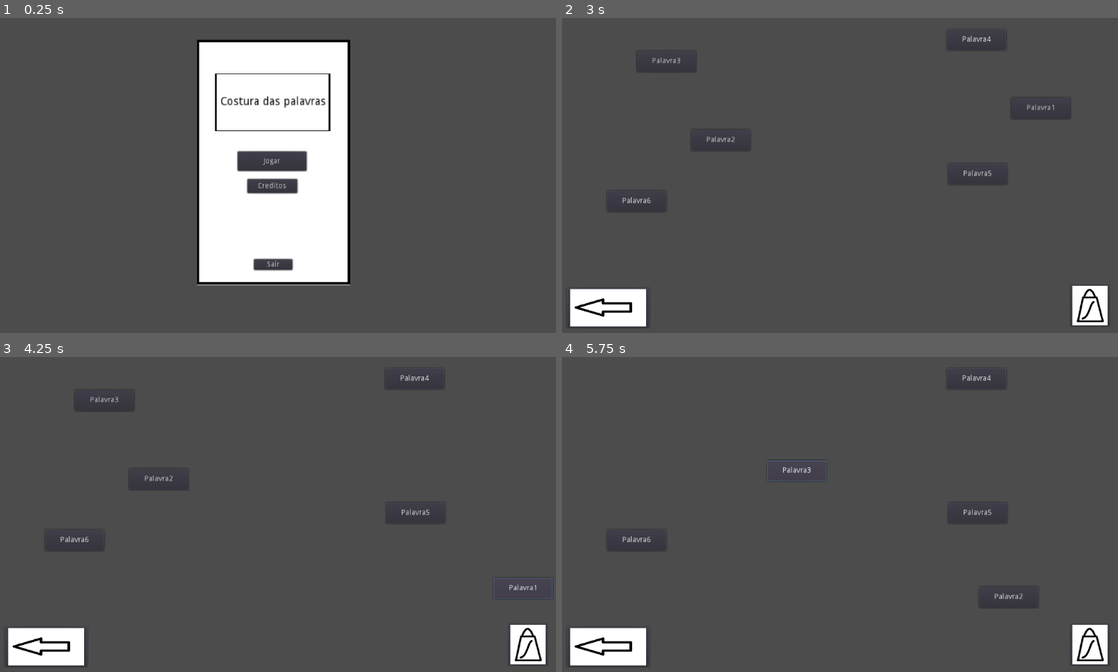
Above: before the commit, frames 1-4 (two rows, left to right).
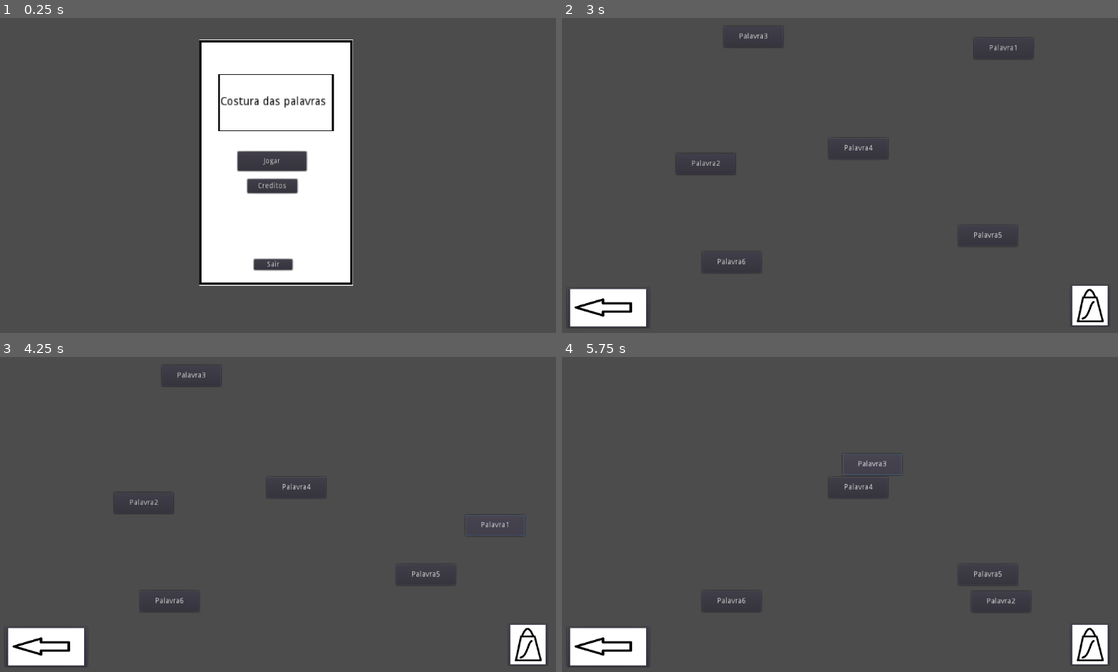
Above: after the commit, the same moments.

Repository: projeto-sertao-mundo/palavras
Game: Godot game, scene res://Cenas/CenasMenu/MenuPrincipal.tscn
Same seed, same stepped clock (60 frames per second), same inputs: the game is played once before the commit and once after it.
Inputs (mouse positions are in pixels of both pictures, inside the frame that each line leads up to):
- Up to frame 1 (0.25 s): no input
- Up to frame 2 (3 s): click "Jogar" at 0.5 s; click "Voltar" at 1.25 s; click "Jogar" at 2 s; click (684, 109) at 2.75 s
- Up to frame 3 (4.25 s): click "Palavra1" at 3.5 s
- Up to frame 4 (5.75 s): click "Palavra2" at 4.25 s; click "Palavra3" at 5 s

The runs differ from the first frame. In frame 1, 2.2% of the frame differs, in the area x 35-64%, y 6-86%; in frame 2, 0.8%; in frame 3, 0.8%; in frame 4, 0.7%.

Commit message:
Debug e build
Resolvido alguns problemas apontados na reunião de quarta feira, junto com a 4ª build, que ficou faltando ser upada.

Diff:
--- a/game/Cenas/CenasJogaveis/BuscaPalavras.tscn
+++ b/game/Cenas/CenasJogaveis/BuscaPalavras.tscn
@@ -1,27 +1,23 @@
-[gd_scene load_steps=7 format=2]
+[gd_scene load_steps=6 format=2]
 
 [ext_resource path="res://Scripts/BuscaPalavras.gd" type="Script" id=1]
 [ext_resource path="res://SpritesBlocagem/Seta.png" type="Texture" id=2]
 [ext_resource path="res://SpritesBlocagem/Bolsa.png" type="Texture" id=3]
 [ext_resource path="res://Cenas/CenasPrefab/PalavrasPopUp.tscn" type="PackedScene" id=4]
 [ext_resource path="res://Scripts/Palavras.gd" type="Script" id=5]
-[ext_resource path="res://Scripts/InicializadorBuscaPalavras.gd" type="Script" id=6]
 
 [node name="Node2D" type="Node2D"]
 script = ExtResource( 1 )
 
-[node name="Palavras" type="Node" parent="."]
-script = ExtResource( 6 )
-
-[node name="Palavra1" type="KinematicBody2D" parent="Palavras"]
-position = Vector2( 827.494, 161.482 )
+[node name="Palavra1" type="KinematicBody2D" parent="."]
+position = Vector2( 758.52, 50.8857 )
 script = ExtResource( 5 )
 __meta__ = {
 "_edit_group_": true
 }
 palavra = "Palavra1"
 
-[node name="Palavra" type="Button" parent="Palavras/Palavra1"]
+[node name="Palavra" type="Button" parent="Palavra1"]
 margin_right = 109.0
 margin_bottom = 39.0002
 text = "Palavra1"
@@ -29,15 +25,15 @@
 "_edit_use_anchors_": false
 }
 
-[node name="Palavra2" type="KinematicBody2D" parent="Palavras"]
-position = Vector2( 237.795, 220.461 )
+[node name="Palavra2" type="KinematicBody2D" parent="."]
+position = Vector2( 210.443, 264.462 )
 script = ExtResource( 5 )
 __meta__ = {
 "_edit_group_": true
 }
 palavra = "Palavra2"
 
-[node name="Palavra" type="Button" parent="Palavras/Palavra2"]
+[node name="Palavra" type="Button" parent="Palavra2"]
 margin_right = 109.0
 margin_bottom = 39.0002
 text = "Palavra2"
@@ -45,15 +41,15 @@
 "_edit_use_anchors_": false
 }
 
-[node name="Palavra3" type="KinematicBody2D" parent="Palavras"]
-position = Vector2( 137.595, 74.5698 )
+[node name="Palavra3" type="KinematicBody2D" parent="."]
+position = Vector2( 298.138, 29.3799 )
 script = ExtResource( 5 )
 __meta__ = {
 "_edit_group_": true
 }
 palavra = "Palavra3"
 
-[node name="Palavra" type="Button" parent="Palavras/Palavra3"]
+[node name="Palavra" type="Button" parent="Palavra3"]
 margin_right = 109.0
 margin_bottom = 39.0002
 text = "Palavra3"
@@ -61,15 +57,15 @@
 "_edit_use_anchors_": false
 }
 
-[node name="Palavra4" type="KinematicBody2D" parent="Palavras"]
-position = Vector2( 709.068, 34.9836 )
+[node name="Palavra4" type="KinematicBody2D" parent="."]
+position = Vector2( 491.443, 235.96 )
 script = ExtResource( 5 )
 __meta__ = {
 "_edit_group_": true
 }
 palavra = "Palavra4"
 
-[node name="Palavra" type="Button" parent="Palavras/Palavra4"]
+[node name="Palavra" type="Button" parent="Palavra4"]
 margin_right = 109.0
 margin_bottom = 39.0002
 text = "Palavra4"
@@ -77,15 +73,15 @@
 "_edit_use_anchors_": false
 }
 
-[node name="Palavra5" type="KinematicBody2D" parent="Palavras"]
-position = Vector2( 710.766, 282.859 )
+[node name="Palavra5" type="KinematicBody2D" parent="."]
+position = Vector2( 729.793, 397.023 )
 script = ExtResource( 5 )
 __meta__ = {
 "_edit_group_": true
 }
 palavra = "Palavra5"
 
-[node name="Palavra" type="Button" parent="Palavras/Palavra5"]
+[node name="Palavra" type="Button" parent="Palavra5"]
 margin_right = 109.0
 margin_bottom = 39.0002
 text = "Palavra5"
@@ -93,15 +89,15 @@
 "_edit_use_anchors_": false
 }
 
-[node name="Palavra6" type="KinematicBody2D" parent="Palavras"]
-position = Vector2( 82.9436, 333.168 )
+[node name="Palavra6" type="KinematicBody2D" parent="."]
+position = Vector2( 257.757, 446.143 )
 script = ExtResource( 5 )
 __meta__ = {
 "_edit_group_": true
 }
 palavra = "Palavra6"
 
-[node name="Palavra" type="Button" parent="Palavras/Palavra6"]
+[node name="Palavra" type="Button" parent="Palavra6"]
 margin_right = 109.0
 margin_bottom = 39.0002
 text = "Palavra6"
@@ -134,11 +130,11 @@
 
 [node name="PalavrasPopUp" parent="." instance=ExtResource( 4 )]
 visible = false
-[connection signal="pressed" from="Palavras/Palavra1/Palavra" to="Palavras/Palavra1" method="_on_Palavra_pressed"]
-[connection signal="pressed" from="Palavras/Palavra2/Palavra" to="Palavras/Palavra2" method="_on_Palavra_pressed"]
-[connection signal="pressed" from="Palavras/Palavra3/Palavra" to="Palavras/Palavra3" method="_on_Palavra_pressed"]
-[connection signal="pressed" from="Palavras/Palavra4/Palavra" to="Palavras/Palavra4" method="_on_Palavra_pressed"]
-[connection signal="pressed" from="Palavras/Palavra5/Palavra" to="Palavras/Palavra5" method="_on_Palavra_pressed"]
-[connection signal="pressed" from="Palavras/Palavra6/Palavra" to="Palavras/Palavra6" method="_on_Palavra_pressed"]
+[connection signal="pressed" from="Palavra1/Palavra" to="Palavra1" method="_on_Palavra_pressed"]
+[connection signal="pressed" from="Palavra2/Palavra" to="Palavra2" method="_on_Palavra_pressed"]
+[connection signal="pressed" from="Palavra3/Palavra" to="Palavra3" method="_on_Palavra_pressed"]
+[connection signal="pressed" from="Palavra4/Palavra" to="Palavra4" method="_on_Palavra_pressed"]
+[connection signal="pressed" from="Palavra5/Palavra" to="Palavra5" method="_on_Palavra_pressed"]
+[connection signal="pressed" from="Palavra6/Palavra" to="Palavra6" method="_on_Palavra_pressed"]
 [connection signal="pressed" from="Bolsa" to="PalavrasPopUp" method="_on_Bolsa_pressed"]
 [connection signal="pressed" from="Voltar" to="." method="_on_Voltar_pressed"]
--- a/game/Cenas/CenasJogaveis/QuartoFrases.tscn
+++ b/game/Cenas/CenasJogaveis/QuartoFrases.tscn
@@ -67,6 +67,10 @@
 "_edit_use_anchors_": false
 }
 
+[node name="ButtonLock" type="Control" parent="RetalhoPopUp"]
+margin_right = 1023.0
+margin_bottom = 607.0
+
 [node name="FundoBrancoBordaPreta" type="Sprite" parent="RetalhoPopUp"]
 position = Vector2( 483.634, 247.248 )
 scale = Vector2( 0.733302, 0.386887 )
--- a/game/Cenas/CenasMenu/MenuPrincipal.tscn
+++ b/game/Cenas/CenasMenu/MenuPrincipal.tscn
@@ -9,12 +9,11 @@
 path = "res://Cenas/CenasMenu/Corredor.tscn"
 
 [node name="Fundo" type="Sprite" parent="."]
-position = Vector2( -4.58359, -0.600006 )
 scale = Vector2( 0.565491, 0.565491 )
 texture = ExtResource( 1 )
 
 [node name="Sprite" type="Sprite" parent="Fundo"]
-position = Vector2( -2.98703, -196.177 )
+position = Vector2( 0, -196.177 )
 scale = Vector2( 0.754051, 0.233278 )
 texture = ExtResource( 1 )
 
@@ -79,6 +78,15 @@
 margin_top = -1.0
 margin_right = -5.0
 margin_bottom = -1.0
+__meta__ = {
+"_edit_use_anchors_": false
+}
+
+[node name="ButtonLock" type="Control" parent="CreditosPopUP"]
+margin_left = -510.079
+margin_top = -291.339
+margin_right = 529.921
+margin_bottom = 328.661
 __meta__ = {
 "_edit_use_anchors_": false
 }
--- a/game/Cenas/CenasPrefab/PalavrasPopUp.tscn
+++ b/game/Cenas/CenasPrefab/PalavrasPopUp.tscn
@@ -8,6 +8,15 @@
 anchor_right = 1.0
 anchor_bottom = 1.0
 script = ExtResource( 3 )
+__meta__ = {
+"_edit_use_anchors_": false
+}
+
+[node name="ButtonLock" type="Control" parent="."]
+margin_left = -510.0
+margin_top = -297.0
+margin_right = 1335.0
+margin_bottom = 901.0
 __meta__ = {
 "_edit_use_anchors_": false
 }
@@ -30,9 +39,10 @@
 
 [node name="Voltar" type="Button" parent="."]
 margin_left = 356.0
-margin_top = 448.0
+margin_top = 485.0
 margin_right = 508.0
-margin_bottom = 540.0
+margin_bottom = 577.0
+rect_scale = Vector2( 0.8, 0.6 )
 icon = ExtResource( 2 )
 __meta__ = {
 "_edit_use_anchors_": false
--- a/game/Scripts/Palavras.gd
+++ b/game/Scripts/Palavras.gd
@@ -12,7 +12,7 @@
 	set_process(true)
 
 func _process(delta):
-	if  get_parent().get_parent().get_node("Bolsa").get_rect().position.distance_to(self.position) > 50:
+	if  get_parent().get_node("Bolsa").get_rect().position.distance_to(self.position) > 50:
 		move_and_slide(movimento * velocidade)
 	else:
 		$"/root/Global".adicionarItemBosla(palavra)
Not shown, added: builds/0.4/favicon.png
Not shown, added: builds/0.4/index.html
Not shown, added: builds/0.4/index.js
Not shown, added: builds/0.4/index.pck
Not shown, added: builds/0.4/index.png
Not shown, added: builds/0.4/index.wasm
